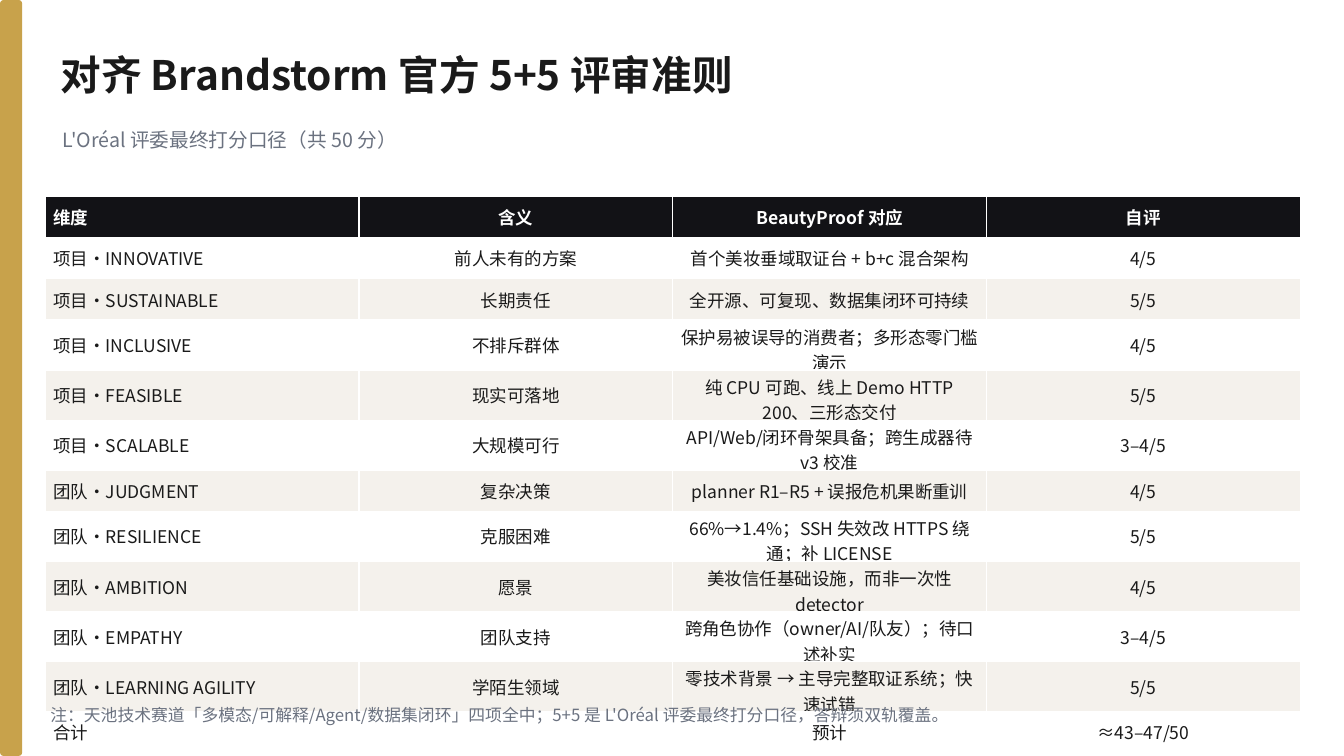
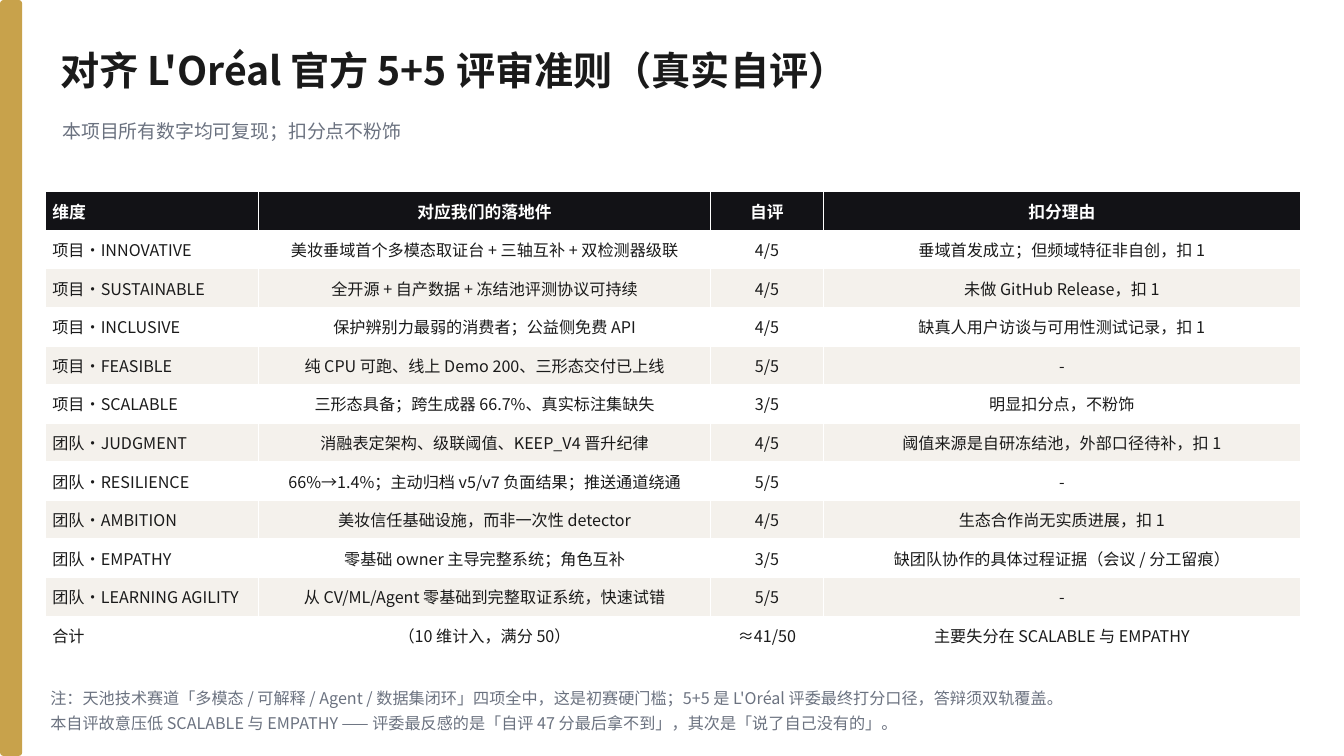
Before and after one commit to 566614/loreal-hackathon-beautyproof, a slide deck: slide 17 of docs/BeautyProof_答辩PPT.pptx (slide 12 before the commit). Drawn at 1344x756 pixels with LibreOffice and Linux fonts; fonts in the diff are those of the drawing. Boxes give left, top, right and bottom in pixels: in the first picture for what was removed or moved away, otherwise in the second. Text is boxed around its words. In the diff, an @@ line names an element or a change of style, - is before the commit and + after.

Commit message:
冲一档收尾：20页PPT重做 + 10屏录屏页 + 5商业数字查证 + 测试包格式齐整
演示材料（初赛三交付物之两）：
- demo/video_walkthrough.html 重做为 10 屏，主线从「八工具平铺」改为
  「三轴互补 → 双检测器级联 → 工具消融实证」，屏内动画完成即自动步进
- docs/演示视频脚本_v2.md：2分20秒旁白稿，附 5+5 评审埋点对照与录制贴士
- tools/make_defense_pptx.py 重写：15 页 → 20 页，补频域/级联/消融/评论/溯源/
  法条引擎/v5v7负面结果归档/诚实边界；5+5 自评改真实值 ≈41/50（原 43-47 虚高）
- tools/make_submit_dataset.py：纯视觉样本也必带 文案.txt（显式声明无配文，
  不伪造配文），测试包 7/7 格式齐整（原先 4 个样本缺文案文件）

商业数字自行查证（原 5 个数字空白，等阮给）：
- results/commercial_numbers.json + docs/商业数字调研_2026-10-02.md
- N1 全渠道交易额 11042.45 亿/年（确证·官方）；N2 营销盘子 ≈5521 亿/年
  （费率 50% 为五家上市公司 2025 年报实测）；N3 违规损失 0.4-6 亿/年（估算）
- N4 单案 20万-100万、严重 100万-200万（广告法55条原文 + 杭州讯犹 17.55 万实测）
- N5 TAM 6-9 亿 / SAM 5-15 亿 / SOM 0.3-1.5 亿（双路径交叉 + 敏感性）
- 每项带 source_url、置信度分级（确证-官方/确证-第三方/估算）与 QA 话术

验证：pytest 114 passed（新增 tests/test_submit_dataset.py 6 项，钉死提交包格式回归）
PPT 20 页重建、0 处溢出；测试包 7/7 格式校验通过。

```diff
--- a/docs/BeautyProof_答辩PPT.pptx
+++ b/docs/BeautyProof_答辩PPT.pptx
@@ text at box(60, 49, 848, 89): text changed; size 29 to 28 pt @@
-对齐 Brandstorm 官方 5+5 评审准则
+对齐 L'Oréal 官方 5+5 评审准则（真实自评）
@@ text at box(62, 122, 401, 141): text changed; size 14 to 13.5 pt @@
-L'Oréal 评委最终打分口径（共 50 分）
+本项目所有数字均可复现；扣分点不粉饰
@@ table at box(45, 192, 1301, 655) @@
-row 1: 维度 | 含义 | BeautyProof 对应 | 自评
+row 1: 维度 | 对应我们的落地件 | 自评 | 扣分理由
-row 2: 项目·INNOVATIVE | 前人未有的方案 | 首个美妆垂域取证台 + b+c 混合架构 | 4/5
+row 2: 项目·INNOVATIVE | 美妆垂域首个多模态取证台 + 三轴互补 + 双检测器级联 | 4/5 | 垂域首发成立；但频域特征非自创，扣 1
-row 3: 项目·SUSTAINABLE | 长期责任 | 全开源、可复现、数据集闭环可持续 | 5/5
+row 3: 项目·SUSTAINABLE | 全开源 + 自产数据 + 冻结池评测协议可持续 | 4/5 | 未做 GitHub Release，扣 1
-row 4: 项目·INCLUSIVE | 不排斥群体 | 保护易被误导的消费者；多形态零门槛演示 | 4/5
+row 4: 项目·INCLUSIVE | 保护辨别力最弱的消费者；公益侧免费 API | 4/5 | 缺真人用户访谈与可用性测试记录，扣 1
-row 5: 项目·FEASIBLE | 现实可落地 | 纯 CPU 可跑、线上 Demo HTTP 200、三形态交付 | 5/5
+row 5: 项目·FEASIBLE | 纯 CPU 可跑、线上 Demo 200、三形态交付已上线 | 5/5 | -
-row 6: 项目·SCALABLE | 大规模可行 | API/Web/闭环骨架具备；跨生成器待 v3 校准 | 3–4/5
+row 6: 项目·SCALABLE | 三形态具备；跨生成器 66.7%、真实标注集缺失 | 3/5 | 明显扣分点，不粉饰
-row 7: 团队·JUDGMENT | 复杂决策 | planner R1–R5 + 误报危机果断重训 | 4/5
+row 7: 团队·JUDGMENT | 消融表定架构、级联阈值、KEEP_V4 晋升纪律 | 4/5 | 阈值来源是自研冻结池，外部口径待补，扣 1
-row 8: 团队·RESILIENCE | 克服困难 | 66%→1.4%；SSH 失效改 HTTPS 绕通；补 LICENSE | 5/5
+row 8: 团队·RESILIENCE | 66%→1.4%；主动归档 v5/v7 负面结果；推送通道绕通 | 5/5 | -
-row 9: 团队·AMBITION | 愿景 | 美妆信任基础设施，而非一次性 detector | 4/5
+row 9: 团队·AMBITION | 美妆信任基础设施，而非一次性 detector | 4/5 | 生态合作尚无实质进展，扣 1
-row 10: 团队·EMPATHY | 团队支持 | 跨角色协作（owner/AI/队友）；待口述补实 | 3–4/5
+row 10: 团队·EMPATHY | 零基础 owner 主导完整系统；角色互补 | 3/5 | 缺团队协作的具体过程证据（会议 / 分工留痕）
-row 11: 团队·LEARNING AGILITY | 学陌生领域 | 零技术背景 → 主导完整取证系统；快速试错 | 5/5
+row 11: 团队·LEARNING AGILITY | 从 CV/ML/Agent 零基础到完整取证系统，快速试错 | 5/5 | -
-row 12: 合计 |  | 预计 | ≈43–47/50
+row 12: 合计 | （10 维计入，满分 50） | ≈41/50 | 主要失分在 SCALABLE 与 EMPATHY
@@ size 12.5 to 12 pt in "维度" @@
@@ size 12.5 to 11.5 pt in "项目·INNOVATIVE", "项目·SUSTAINABLE", "项目·INCLUSIVE", "项目·FEASIBLE" and 7 more places @@
@@ table: place and size @@
-table at box(45, 197, 1300, 746)
+table at box(45, 192, 1301, 655)
@@ text at box(50, 690, 1063, 731): text changed; size 12 to 11.5 pt @@
-注：天池技术赛道「多模态/可解释/Agent/数据集闭环」四项全中；5+5 是 L'Oréal 评委最终打分口径，答辩须双轨覆盖。
+注：天池技术赛道「多模态 / 可解释 / Agent / 数据集闭环」四项全中，这是初赛硬门槛；5+5 是 L'Oréal 评委最终打分口径，答辩须双轨覆盖。
+本自评故意压低 SCALABLE 与 EMPATHY —— 评委最反感的是「自评 47 分最后拿不到」，其次是「说了自己没有的」。
```
Also in this commit, not shown: 6 other slides changed, 13 slides added, 8 slides removed, 9 other files.
